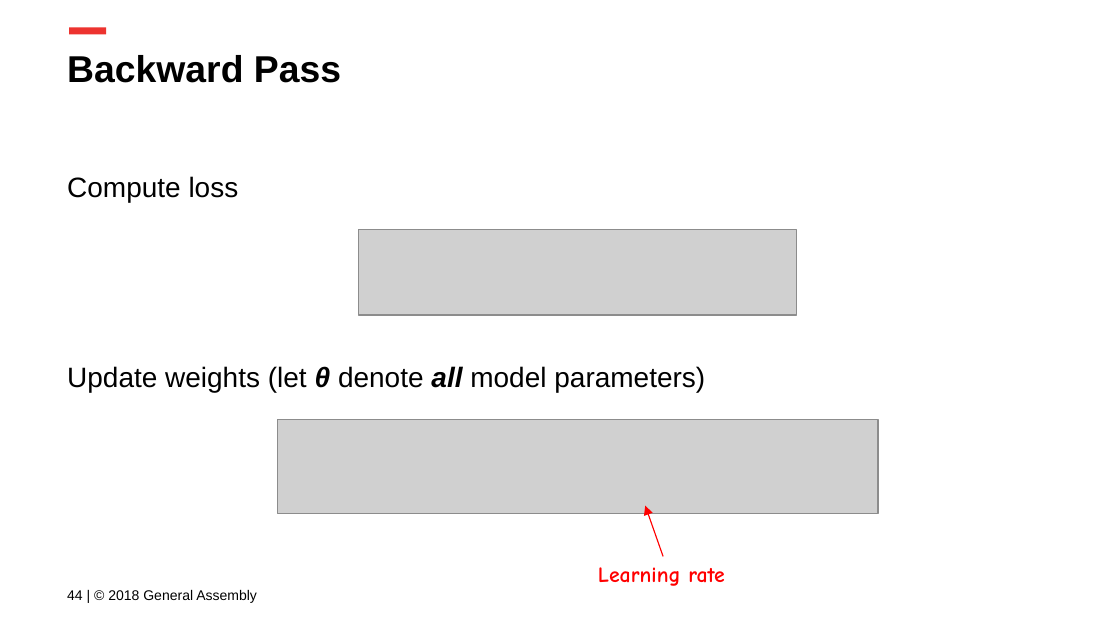
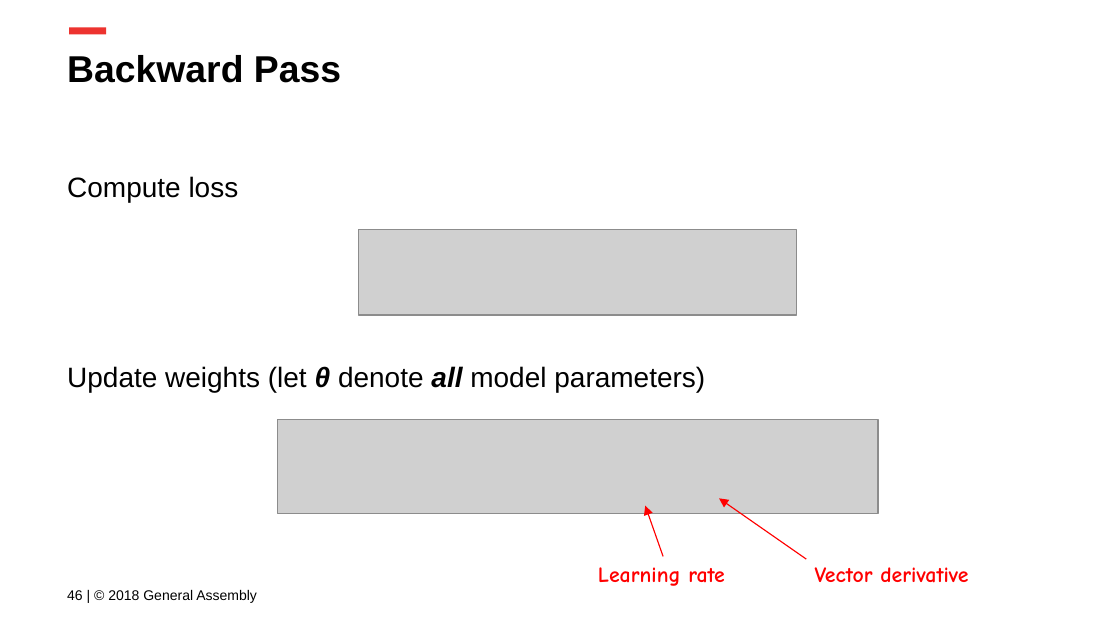
Before and after one commit to ga-curriculum/lesson-intro-nn, a slide deck: slide 46 of Intro to NNs.pptx (slide 44 before the commit). Drawn at 1120x630 pixels with LibreOffice and Linux fonts; fonts in the diff are those of the drawing; grey boxes stand for pictures; background and template pictures are left out. Boxes give left, top, right and bottom in pixels: in the first picture for what was removed or moved away, otherwise in the second. Text is boxed around its words. In the diff, an @@ line names an element or a change of style, - is before the commit and + after.

Commit message:
updated deck

```diff
--- a/Intro to NNs.pptx
+++ b/Intro to NNs.pptx
@@ arrow added from (806, 559) to (719, 498), #FF0000 0.75 pt @@
@@ text added at box(815, 567, 968, 583), 14 pt, text #FF0000, bold @@
+Vector derivative
@@ text at box(67, 590, 257, 603): text changed @@
-44 | © 2018 General Assembly
+46 | © 2018 General Assembly
```
Also in this commit, not shown: 2 slides added, 1 other file.
